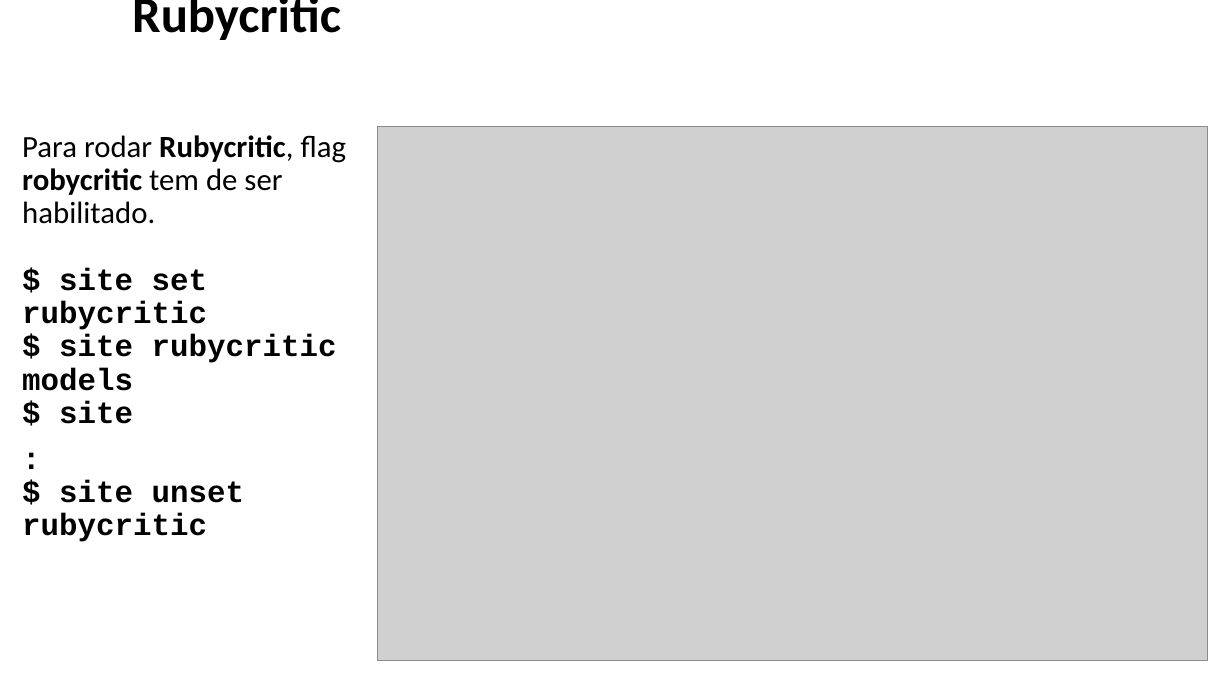
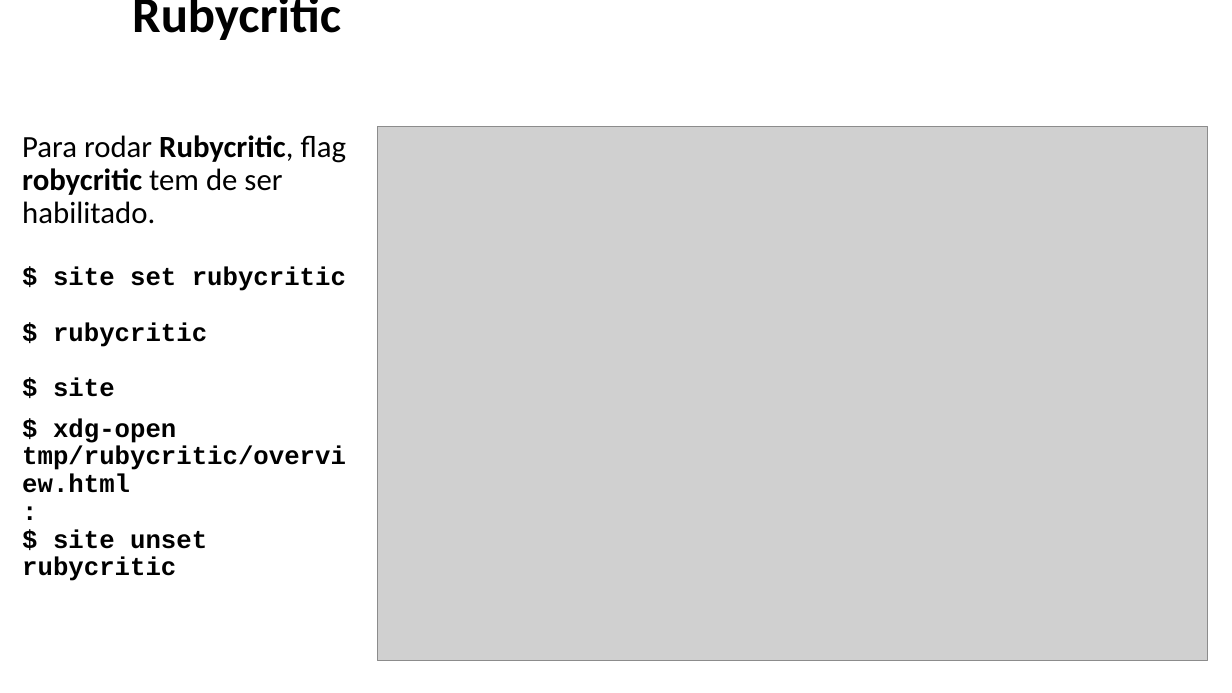
Before and after one commit to enogrob/research-obras-devtools, a slide deck: slide 28 of obras/obras-devtools.pptx (slide 26 before the commit). Drawn at 1232x693 pixels with LibreOffice and Linux fonts; fonts in the diff are those of the drawing; grey boxes stand for pictures; background and template pictures are left out. Boxes give left, top, right and bottom in pixels: in the first picture for what was removed or moved away, otherwise in the second. Text is boxed around its words. In the diff, an @@ line names an element or a change of style, - is before the commit and + after.

```diff
--- a/obras/obras-devtools.pptx
+++ b/obras/obras-devtools.pptx
@@ text at <box>22,135,347,581</box>: text changed; size 24 to 20 pt @@
-Para rodar Rubycritic, flag robycritic tem de ser habilitado.
-$ site set rubycritic
-$ site rubycritic models
-$ site
-:
-$ site unset rubycritic
+Para rodar Rubycritic, flag robycritic tem de ser habilitado.
+$ site set rubycritic
+$ rubycritic
+$ site
+$ xdg-open tmp/rubycritic/overview.html
+:
+$ site unset rubycritic
```
Also in this commit, not shown: 18 other slides changed, 13 slides added.
